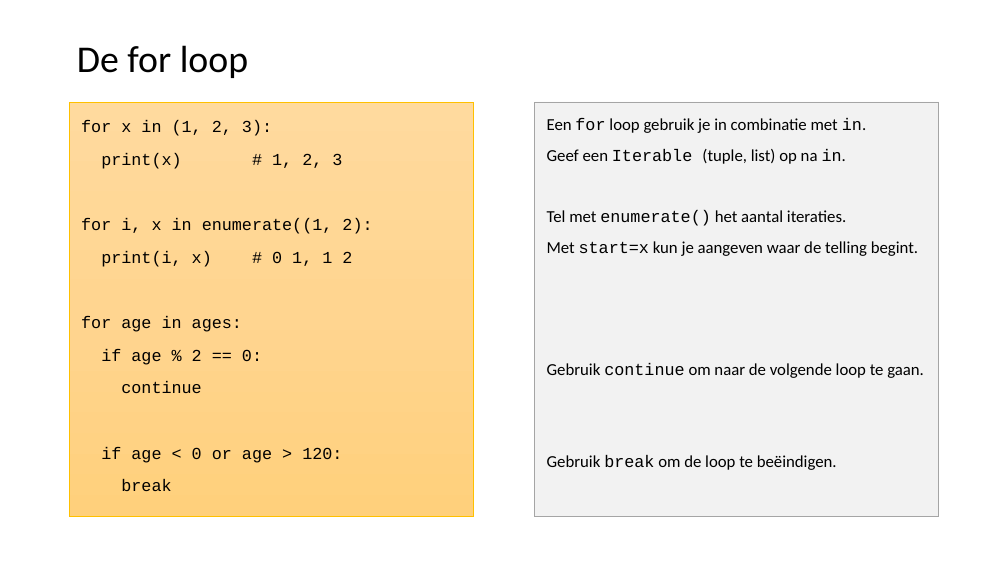
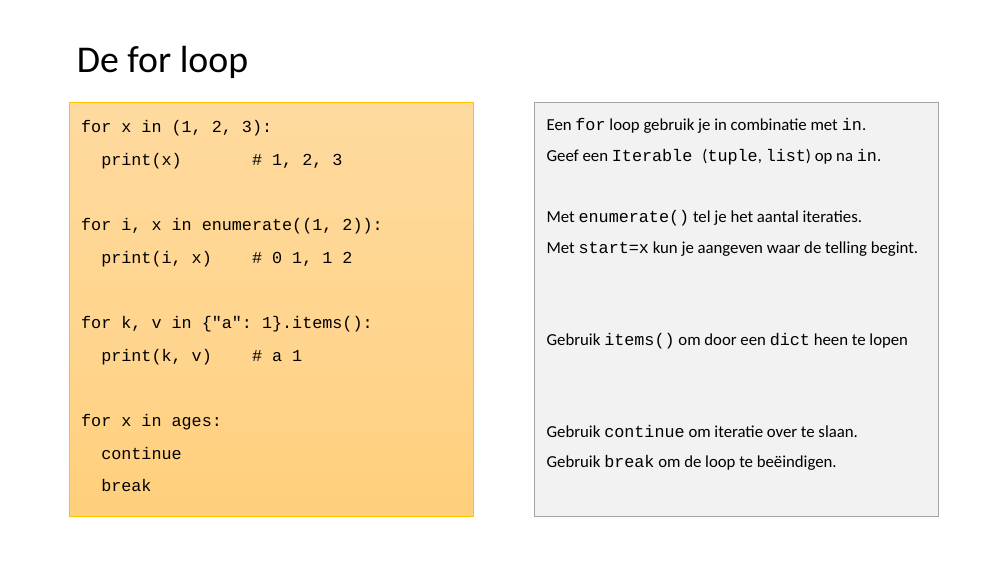
Before and after one commit to LFKoning/knowledge-sharing, a slide deck: slide 33 of python_trainees/1_basics_classes/python_traineeship_1.pptx. Drawn at 1008x567 pixels with LibreOffice and Linux fonts; fonts in the diff are those of the drawing. Boxes give left, top, right and bottom in pixels: in the first picture for what was removed or moved away, otherwise in the second. Text is boxed around its words. In the diff, an @@ line names an element or a change of style, - is before the commit and + after.

```diff
--- a/python_trainees/1_basics_classes/python_traineeship_1.pptx
+++ b/python_trainees/1_basics_classes/python_traineeship_1.pptx
@@ text in rectangle at (547, 149, 881, 165): font Calibri to Courier New in "(tuple, list)" @@
@@ text at (81, 218, 382, 234): text changed @@
-for i, x in enumerate((1, 2):
+for i, x in enumerate((1, 2)):
@@ text in rectangle at (547, 210, 862, 226): text changed @@
-Tel met enumerate() het aantal iteraties.
+Met enumerate() tel je het aantal iteraties.
@@ text at (81, 316, 373, 430): text changed @@
-for age in ages:
-if age % 2 == 0:
+for k, v in {"a": 1}.items():
+print(k, v) # a 1
+for x in ages:
@@ text in rectangle at (547, 333, 908, 437): text changed @@
-Gebruik continue om naar de volgende loop te gaan.
+Gebruik items() om door een dict heen te lopen
+Gebruik continue om iteratie over te slaan.
@@ text at (101, 447, 342, 463): paragraph removed @@
-if age < 0 or age > 120:
```
Also in this commit, not shown: 14 other slides changed, 3 other files.
